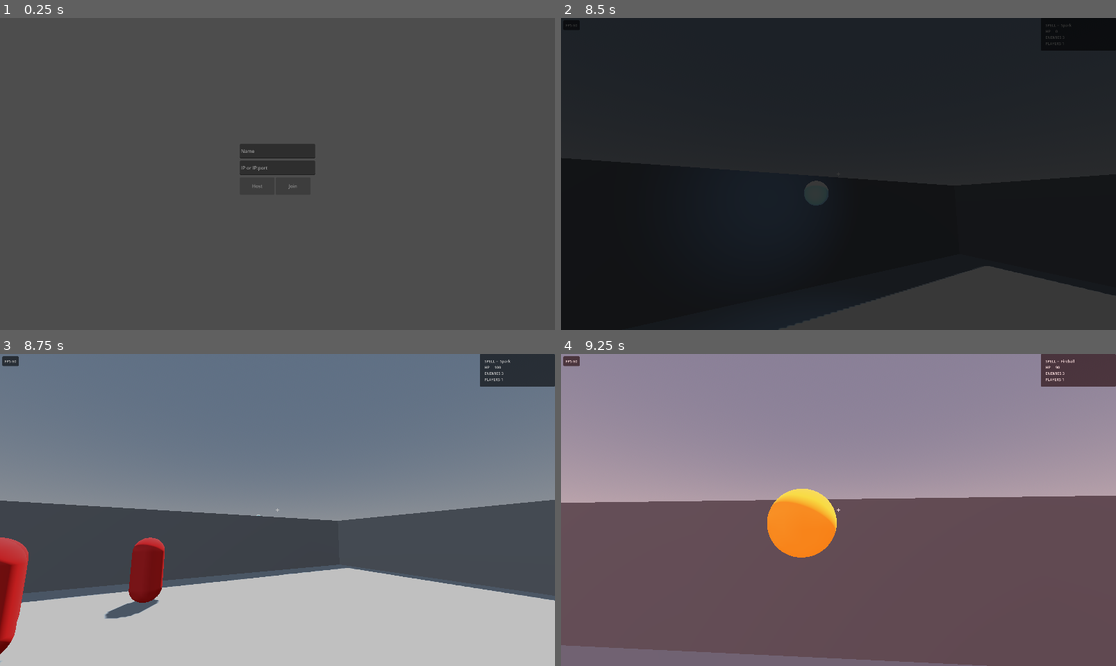
Above: before the commit, frames 1-4 (two rows, left to right).
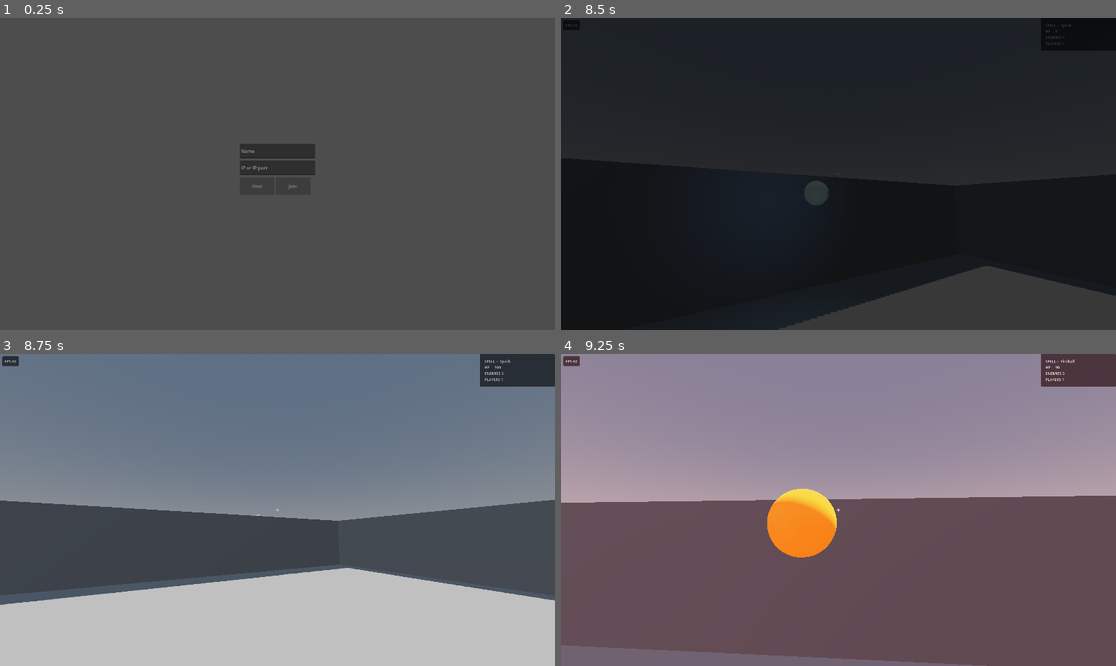
Above: after the commit, the same moments.

Repository: jonathanlake/magick-with-friends
Game: Godot game, scene res://ui/main_menu/main_menu.tscn
Two runs of this game, one before a commit and one after it. Both use one fixed random seed, a clock stepped at 60 frames per second and the inputs below.
Inputs (mouse positions are in pixels of both pictures, inside the frame that each line leads up to):
- Up to frame 1 (0.25 s): no input
- Up to frame 2 (8.5 s): click (838, 152) at 0.52 s; type "Alex" at 0.6 s; click (838, 167) at 0.75 s; type "12" at 0.83 s; click "Host" at 1.25 s; tap Enter at 2, 6.5, 8 s; move the mouse to (866, 174) at 2.02 s; press the mouse at (866, 174) at 2.03 s; hold W (move_up) 2.03-7.28 s; tap Space (jump) at 2.27, 3.02, 3.5, 4.52, 5.27, 6.02, 7.25, 7.52, 8.27 s; move the mouse to (810, 174) at 2.77 s; release the mouse at (810, 174) at 2.78 s; tap B every 1.5 s from 2.85 to 7.35 s; move the mouse to (849, 167) at 3.52 s; press the mouse at (849, 167) at 3.53 s; move the mouse to (832, 180) at 4.27 s; release the mouse at (832, 180) at 4.28 s; click (832, 180) at 4.42 s; move the mouse to (877, 177) at 5.02 s; press the mouse at (877, 177) at 5.03 s; move the mouse to (794, 170) at 5.77 s; release the mouse at (794, 170) at 5.78 s; move the mouse to (844, 174) at 6.52 s; press the mouse at (844, 174) at 6.53 s; move the mouse to (816, 167) at 7.27 s; release the mouse at (816, 167) at 7.28 s; hold D (move_right) 7.28-8.03 s; move the mouse to (866, 174) at 8.02 s; press the mouse at (866, 174) at 8.03 s; hold W (move_up) from 8.03 s (still down)
- Up to frame 3 (8.75 s): keep holding W (move_up)
- Up to frame 4 (9.25 s): keep holding W (move_up); move the mouse to (810, 510) at 8.77 s; release the mouse at (810, 510) at 8.78 s; tap B at 8.85 s; click (810, 510) at 8.92 s; tap Space (jump) at 9.02 s

Frames 1-2 are identical in both runs. In frame 3, 2.8% of the frame differs, in the area x 0-30%, y 58-99%; in frame 4, nothing differs.

Commit message:
Separate visual scenes for player/enemy; drop CharacterVisual swap
Repo is private + solo, so the public-repo asset-dodging was over-engineering.
Switch to the idiomatic Godot pattern: the logic node instances a separate
visual scene that holds the model (and, next, the AnimationPlayer/AnimationTree).

- New entities/player/player_visual.tscn + entities/enemies/enemy_visual.tscn:
  Node3D roots instancing the KayKit Mage / Skeleton .glb, aligned (yaw 180,
  feet at the capsule bottom). These are the editable scenes where animations
  get authored.
- player.tscn / enemy_base.tscn: the "Visual" child is now a plain instance of
  the visual scene (was a CharacterVisual Node3D + placeholder capsule). Removed
  the capsule mesh + materials. HitFlash (../Visual), aim_yaw rotation, FP
  hide-own-body, and collision are unchanged and operate on the instance.
- Deleted components/character_visual.gd (+ .uid): the runtime model-load +
  capsule fallback are no longer needed. Updated two stale comments.

Assets stay gitignored (local + Drive backup), so committed scenes now reference
local-only models -- a fresh clone needs assets/ copied in. Cosmetic-only change;
no netcode/authority/collision touched.

Verified: parse; --editor import (loads the new scenes + their glb refs); smoke
PASS + a temporary probe confirming the player's Visual instances the Mage
(12 mesh surfaces) so HitFlash/facing/FP-hide resolve against it.

Co-Authored-By: Claude Opus 4.8 <noreply@anthropic.com>

Diff:
--- a/components/character_visual.gd
+++ /dev/null
@@ -1,35 +0,0 @@
-class_name CharacterVisual
-extends Node3D
-
-## Holds an entity's visible body and swaps in a real model at runtime IF the asset is present,
-## otherwise keeps the committed placeholder mesh that lives under this node in the scene.
-##
-## WHY RUNTIME-OPTIONAL: the model files (paid KayKit packs) are gitignored — the repo is public and
-## can't redistribute them — so the committed code must not hard-depend on them. A clean checkout (and
-## the headless gate) keeps the placeholder; a machine that has assets/ gets the real model. The model
-## is loaded by STRING PATH at runtime (never a scene ext_resource), so no committed scene references a
-## gitignored file. Visuals are cosmetic only — this never touches authority / collision / replication.
-
-## Path to a model scene (e.g. a KayKit .glb). Empty or missing -> keep the placeholder.
-@export_file("*.glb", "*.gltf", "*.tscn", "*.scn") var model_path: String = ""
-## Alignment for the swapped-in model (tune in the editor — feet at the capsule bottom, facing, size).
-## The capsule collider is height 1.8 centred on the node origin, so feet sit ~0.9 below origin.
-@export var model_offset: Vector3 = Vector3(0.0, -0.9, 0.0)
-@export var model_scale: float = 1.0
-@export var model_yaw_deg: float = 0.0
-
-
-func _ready() -> void:
-	if model_path.is_empty() or not ResourceLoader.exists(model_path):
-		return  # asset absent — keep the committed placeholder child(ren)
-	var packed := load(model_path) as PackedScene
-	if packed == null:
-		return
-	var placeholders := get_children()  # the authored placeholder mesh(es)
-	var model := packed.instantiate()
-	add_child(model)
-	model.position = model_offset
-	model.scale = Vector3.ONE * model_scale
-	model.rotation.y = deg_to_rad(model_yaw_deg)
-	for p in placeholders:
-		p.queue_free()
--- a/components/hit_flash_component.gd
+++ b/components/hit_flash_component.gd
@@ -9,7 +9,7 @@
 ## a plain placeholder mesh AND on a textured imported model (KayKit etc.): the overlay renders on top
 ## of the base material, so the texture is preserved, multi-surface meshes all flash, and there's no
 ## cross-instance bleed (material_overlay is per-MeshInstance3D). It re-walks the meshes on every flash,
-## so it's robust to the runtime model swap in CharacterVisual (no _ready ordering dependency).
+## so it works against whatever the entity's Visual node currently holds (an instanced model scene).
 ##
 ## Wiring uses a NodePath export resolved in _ready (typed-node @exports do NOT resolve from a hand-
 ## authored .tscn — they come back null). Point target_root_path at the node whose subtree holds the
--- a/entities/enemies/enemy_base.tscn
+++ b/entities/enemies/enemy_base.tscn
@@ -1,23 +1,13 @@
-[gd_scene load_steps=9 format=3]
+[gd_scene load_steps=7 format=3]
 
 [ext_resource type="Script" path="res://entities/enemies/enemy_base.gd" id="1_enemy"]
 [ext_resource type="PackedScene" uid="uid://bsde65brylo0j" path="res://components/health_component.tscn" id="2_health"]
 [ext_resource type="PackedScene" path="res://components/hit_flash_component.tscn" id="3_hitflash"]
-[ext_resource type="Script" path="res://components/character_visual.gd" id="4_visual"]
-
-[sub_resource type="CapsuleMesh" id="CapsuleMesh_enemy"]
-radius = 0.4
-height = 1.8
+[ext_resource type="PackedScene" path="res://entities/enemies/enemy_visual.tscn" id="4_visual"]
 
 [sub_resource type="CapsuleShape3D" id="CapsuleShape3D_enemy"]
 radius = 0.4
 height = 1.8
-
-[sub_resource type="StandardMaterial3D" id="StandardMaterial3D_enemy"]
-resource_local_to_scene = true
-albedo_color = Color(0.8, 0.15, 0.15, 1)
-emission_enabled = true
-emission = Color(0.3, 0.0, 0.0, 1)
 
 [sub_resource type="SceneReplicationConfig" id="SceneReplicationConfig_enemy"]
 properties/0/path = NodePath(".:global_position")
@@ -29,13 +19,7 @@
 collision_mask = 7
 script = ExtResource("1_enemy")
 
-[node name="Visual" type="Node3D" parent="."]
-script = ExtResource("4_visual")
-model_path = "res://assets/models/skeleton_minion/skeleton_minion.glb"
-
-[node name="MeshInstance3D" type="MeshInstance3D" parent="Visual"]
-mesh = SubResource("CapsuleMesh_enemy")
-material_override = SubResource("StandardMaterial3D_enemy")
+[node name="Visual" parent="." instance=ExtResource("4_visual")]
 
 [node name="CollisionShape3D" type="CollisionShape3D" parent="."]
 shape = SubResource("CapsuleShape3D_enemy")
--- /dev/null
+++ b/entities/enemies/enemy_visual.tscn
@@ -0,0 +1,8 @@
+[gd_scene load_steps=2 format=3]
+
+[ext_resource type="PackedScene" uid="uid://dljkcvimb8oiu" path="res://assets/models/skeleton_minion/skeleton_minion.glb" id="1_skel"]
+
+[node name="EnemyVisual" type="Node3D"]
+
+[node name="skeleton" parent="." instance=ExtResource("1_skel")]
+transform = Transform3D(-1, 0, 0, 0, 1, 0, 0, 0, -1, 0, -0.9, 0)
--- a/entities/player/player.gd
+++ b/entities/player/player.gd
@@ -35,8 +35,9 @@
 @onready var _camera_rig: Node3D = $CameraRig
 @onready var _camera: Camera3D = $CameraRig/Camera3D
 @onready var _name_label: Label3D = $NameLabel
-# The visible body (placeholder capsule, or a swapped-in model — see CharacterVisual). Hidden for the
-# local first-person player; shown for remote copies so teammates see this player's body.
+# The visible body — an instance of player_visual.tscn (the model + animations). Hidden for the
+# local first-person player; shown for remote copies so teammates see this player's body. Also
+# rotated by aim_yaw so the model faces the look direction.
 @onready var _visual: Node3D = $Visual
 @onready var _ground_check: RayCast3D = $GroundCheck
 
--- a/entities/player/player.tscn
+++ b/entities/player/player.tscn
@@ -4,7 +4,7 @@
 [ext_resource type="PackedScene" uid="uid://cvfl2msql7gnl" path="res://components/player_input_synchronizer_component.tscn" id="2_sglur"]
 [ext_resource type="PackedScene" uid="uid://bsde65brylo0j" path="res://components/health_component.tscn" id="3_bls4j"]
 [ext_resource type="PackedScene" path="res://components/hit_flash_component.tscn" id="4_hitflash"]
-[ext_resource type="Script" uid="uid://dbpnxqde2tse7" path="res://components/character_visual.gd" id="5_visual"]
+[ext_resource type="PackedScene" path="res://entities/player/player_visual.tscn" id="5_visual"]
 
 [sub_resource type="SceneReplicationConfig" id="SceneReplicationConfig_symyc"]
 properties/0/path = NodePath(".:global_position")
@@ -13,12 +13,6 @@
 properties/1/path = NodePath(".:aim_yaw")
 properties/1/spawn = true
 properties/1/replication_mode = 1
-
-[sub_resource type="StandardMaterial3D" id="StandardMaterial3D_player"]
-resource_local_to_scene = true
-albedo_color = Color(0.8, 0.8, 0.85, 1)
-
-[sub_resource type="CapsuleMesh" id="CapsuleMesh_symyc"]
 
 [sub_resource type="CapsuleShape3D" id="CapsuleShape3D_player"]
 radius = 0.4
@@ -44,14 +38,7 @@
 flash_color = Color(1, 0.3, 0.3, 1)
 health_component_path = NodePath("../HealthComponent")
 
-[node name="Visual" type="Node3D" parent="." unique_id=2129754114]
-script = ExtResource("5_visual")
-model_path = "res://assets/models/mage/mage.glb"
-model_yaw_deg = 180.0
-
-[node name="MeshInstance3D" type="MeshInstance3D" parent="Visual" unique_id=473923958]
-material_override = SubResource("StandardMaterial3D_player")
-mesh = SubResource("CapsuleMesh_symyc")
+[node name="Visual" parent="." unique_id=2129754114 instance=ExtResource("5_visual")]
 
 [node name="CollisionShape3D" type="CollisionShape3D" parent="." unique_id=973207930]
 shape = SubResource("CapsuleShape3D_player")
--- /dev/null
+++ b/entities/player/player_visual.tscn
@@ -0,0 +1,8 @@
+[gd_scene format=3 uid="uid://cg1pvs3eyq42f"]
+
+[ext_resource type="PackedScene" uid="uid://roymm0vtk6mf" path="res://assets/models/mage/mage.glb" id="1_mage"]
+
+[node name="PlayerVisual" type="Node3D"]
+
+[node name="mage" parent="." instance=ExtResource("1_mage")]
+transform = Transform3D(-1, 0, 0, 0, 1, 0, 0, 0, -1, 0, -0.9, 0)
Not shown, removed: components/character_visual.gd.uid
